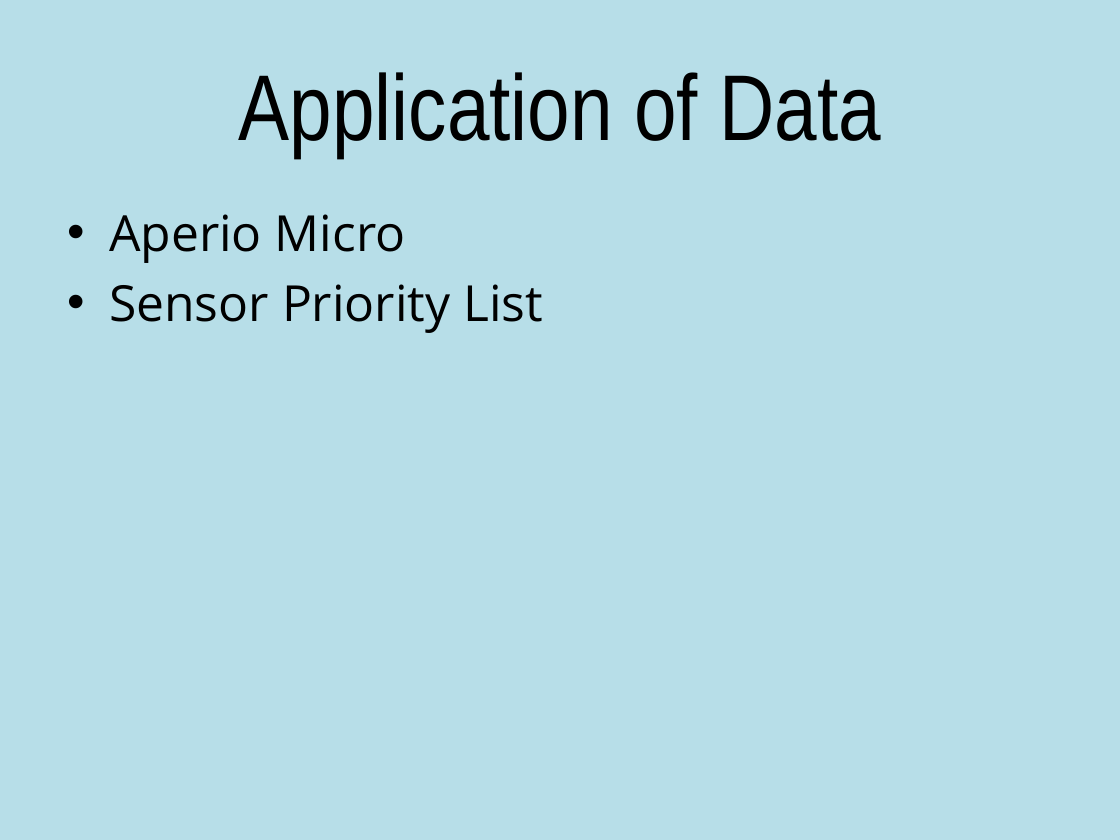
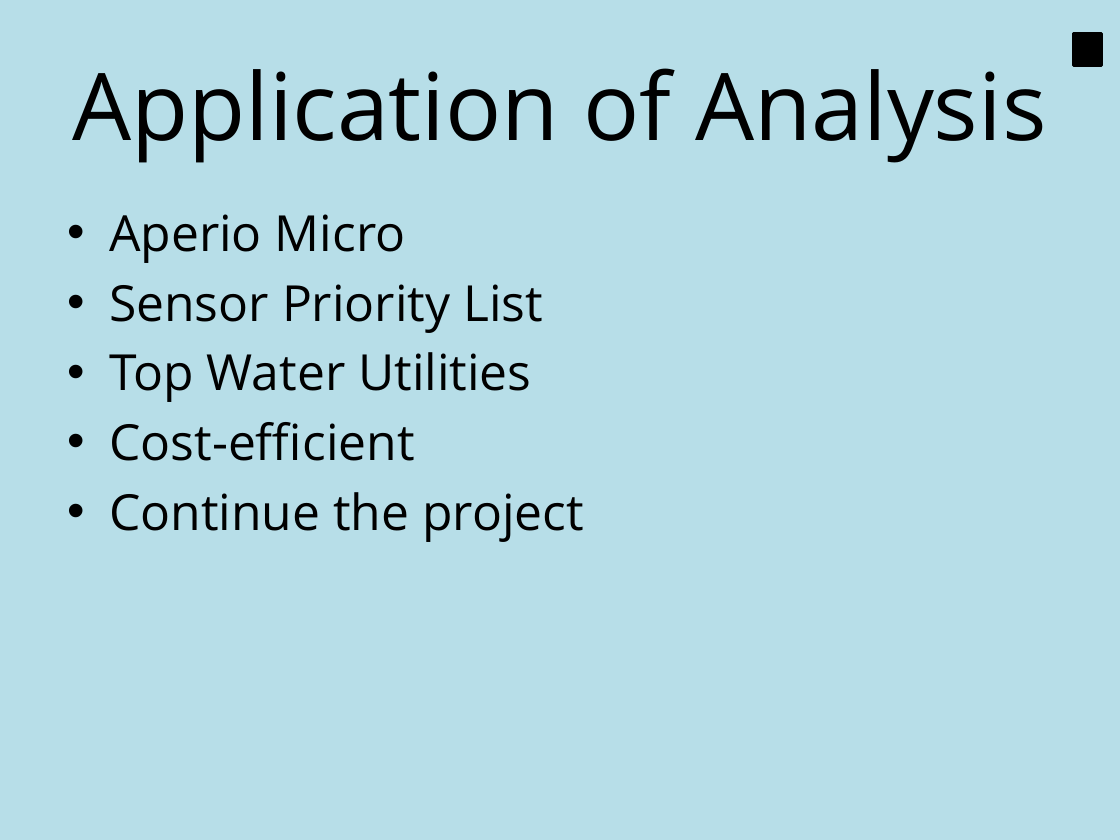
Before and after one commit to mdiamond14/Aperio, a slide deck: slide 9 of Presentation/final presentation v2.pptx. Drawn at 1120x840 pixels with LibreOffice and Linux fonts; fonts in the diff are those of the drawing. Boxes give left, top, right and bottom in pixels: in the first picture for what was removed or moved away, otherwise in the second. Text is boxed around its words. In the diff, an @@ line names an element or a change of style, - is before the commit and + after.

```diff
--- a/Presentation/final presentation v2.pptx
+++ b/Presentation/final presentation v2.pptx
@@ rectangle added at box(1073, 34, 1101, 65), fill #000000, outline #000000 2 pt @@
@@ title at box(72, 68, 1046, 163): text changed; font Arial Narrow to Open Sans @@
-Application of Data
+Application of Analysis
@@ text at box(109, 352, 584, 542): paragraphs added @@
+• Top Water Utilities
+• Cost-efficient
+• Continue the project
```
Also in this commit, not shown: 8 other slides changed, 1 slide added, 1 slide removed, 3 other files.
